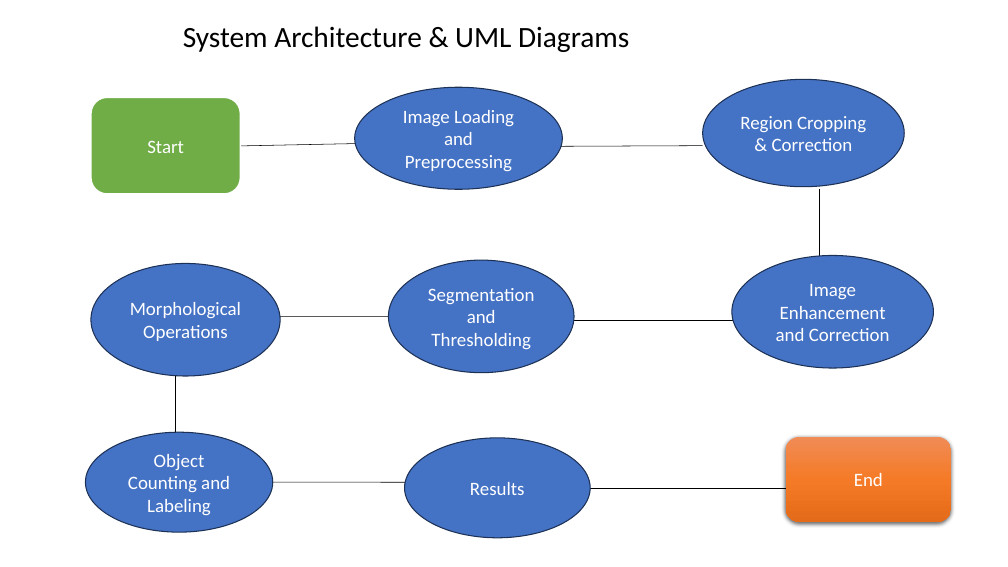
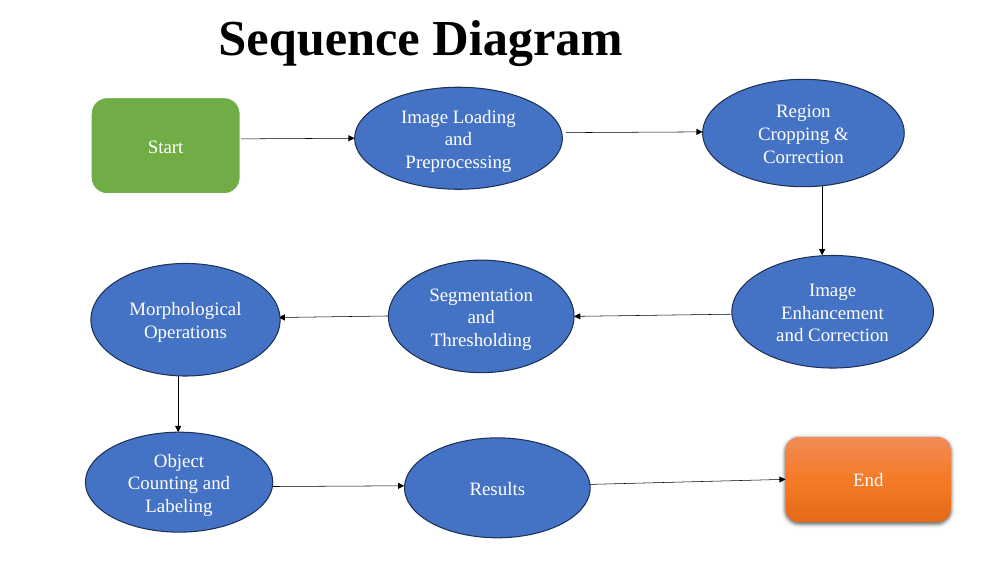
Before and after one commit to Chakrapani2122/Major-Project, a slide deck: slide 10 of Major Project.pptx. Drawn at 1008x567 pixels with LibreOffice and Linux fonts; fonts in the diff are those of the drawing. Boxes give left, top, right and bottom in pixels: in the first picture for what was removed or moved away, otherwise in the second. Text is boxed around its words. In the diff, an @@ line names an element or a change of style, - is before the commit and + after.

```diff
--- a/Major Project.pptx
+++ b/Major Project.pptx
@@ text at [218,20,622,66]: text changed; size 28 to 48 pt; font Calibri to Times New Roman; bold on @@
-System Architecture & UML Diagrams
+Sequence Diagram
@@ line moved from (214, 147) - (384, 143) to (218, 139) - (355, 138) @@
@@ line (218, 139) - (355, 138): line to arrow @@
@@ line moved from (527, 147) - (702, 146) to (566, 132) - (702, 132) @@
@@ line (566, 132) - (702, 132): line to arrow @@
@@ line moved from (820, 189) - (820, 284) to (823, 178) - (823, 256) @@
@@ line (823, 178) - (823, 256): line to arrow @@
@@ font Calibri to Times New Roman in 9 elements at [91,98,240,194], [355,87,563,189], [702,79,904,187], [732,256,934,368], [91,263,280,376], [85,433,273,532], [405,438,591,538], [786,437,951,523], [389,260,575,373] @@
@@ line moved from (281, 317) - (405, 316) to (439, 315) - (278, 318) @@
@@ line (439, 315) - (278, 318): line to arrow @@
@@ line moved from (563, 321) - (754, 321) to (735, 315) - (574, 317) @@
@@ line (735, 315) - (574, 317): line to arrow @@
@@ line moved from (175, 373) - (175, 433) to (178, 355) - (178, 433) @@
@@ line (178, 355) - (178, 433): line to arrow @@
@@ line moved from (591, 488) - (792, 488) to (583, 485) - (786, 479) @@
@@ line (583, 485) - (786, 479): line to arrow @@
@@ line moved from (273, 482) - (495, 482) to (268, 487) - (405, 486) @@
@@ line (268, 487) - (405, 486): line to arrow @@
```
Also in this commit, not shown: 10 other slides changed.
